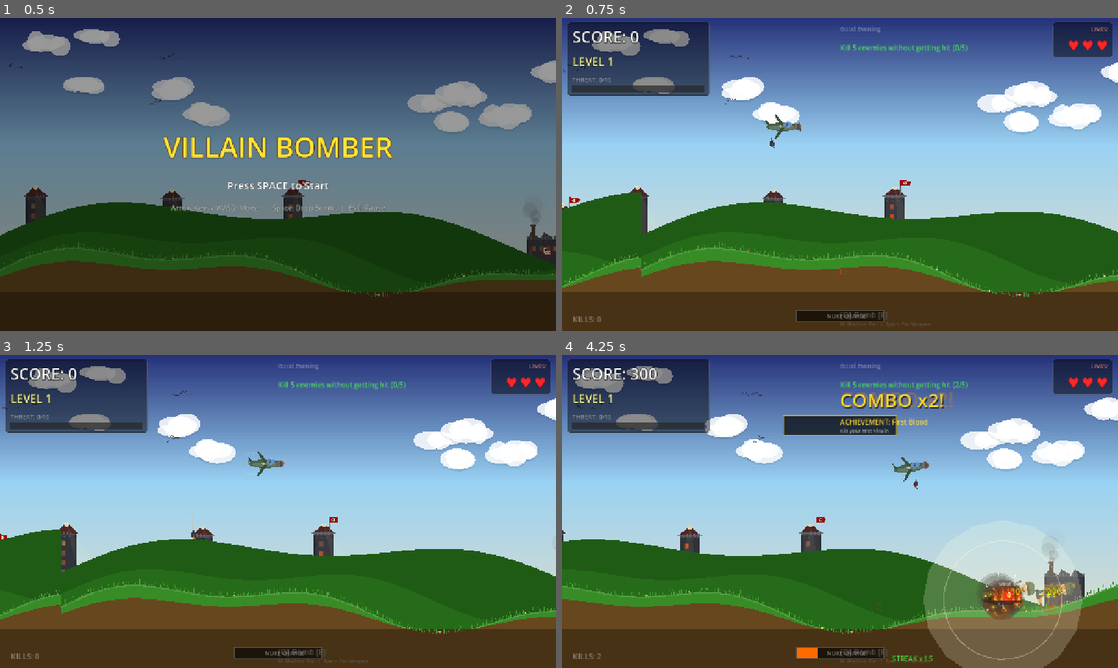
Above: before the commit, frames 1-4 (two rows, left to right).
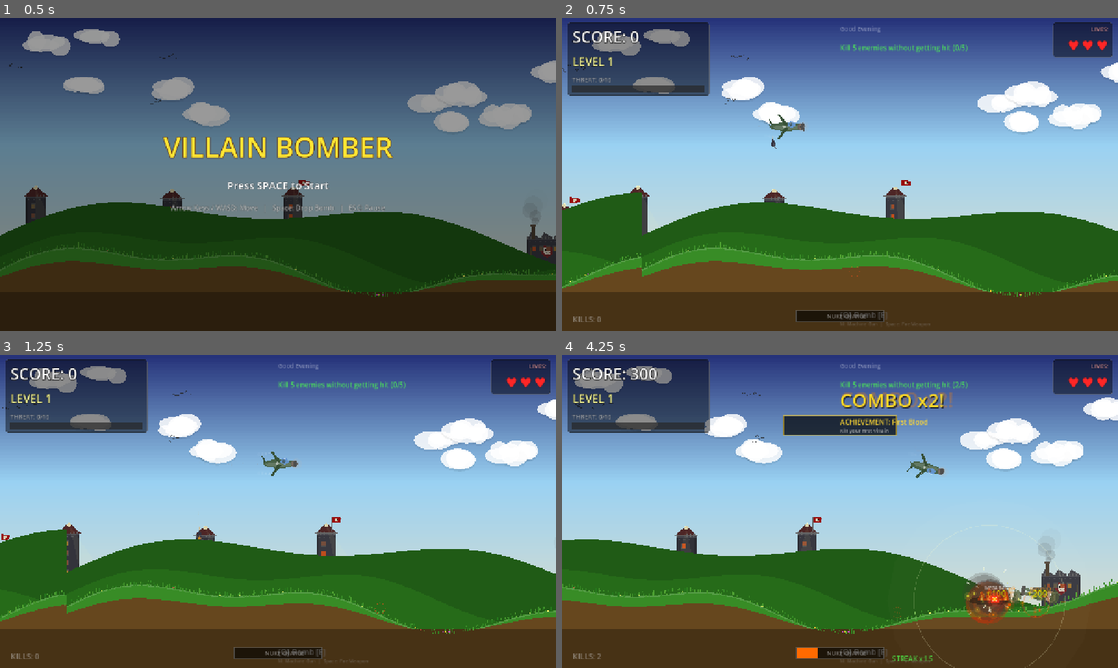
Above: after the commit, the same moments.

Repository: levarimoshe/villain-bomber
Game: Godot game, scene res://scenes/main/game.tscn
The game is run twice, just before and just after one commit, with the same random seed, the same clock (stepped at 60 frames per second) and the same inputs.
Inputs:
- Up to frame 1 (0.5 s): no input
- Up to frame 2 (0.75 s): tap Space (drop_bomb) at 0.5 s; hold Right (move_right) from 0.53 s (still down); hold Space (drop_bomb) from 0.53 s (still down)
- Up to frame 3 (1.25 s): keep holding Right (move_right); keep holding Space (drop_bomb); tap Enter (ui_accept) at 0.77, 1.07 s
- Up to frame 4 (4.25 s): release Right (move_right) at 1.28 s; release Space (drop_bomb) at 1.28 s; hold Down (move_down) 1.28-2.03 s; tap Space (drop_bomb) at 1.35, 2.3, 3.05, 3.8 s; tap Enter (ui_accept) at 1.52, 1.82, 3.02, 3.32, 3.77, 4.07 s; hold Right (move_right) 2.03-2.78 s; hold M (machine_gun) 2.03-2.78 s; hold Up (move_up) 2.78-3.53 s; tap E (next_weapon) at 2.85 s; hold Left (move_left) from 3.53 s (still down); hold Q (prev_weapon) from 3.53 s (still down)

Frame 1 is identical in both runs. In frame 2, 1.2% of the frame differs, in the area x 0-100%, y 3-90%; in frame 3, 2.4%; in frame 4, 9.5%, in the area x 0-100%, y 4-100%.

Commit message:
Flip turn: LEFT does Immelmann loop, smoother transitions
Flip turn mechanic:
- Press LEFT: plane does a smooth flip (nose up, over the top)
- Visual rotates through a PI arc over 0.45 seconds
- Sprite flips at midpoint — plane ends up flying LEFT
- Press LEFT again: flips back to flying RIGHT
- During flip: plane rises in an arc (sine curve)
- Velocity smoothly transitions between directions (eased)
- Cannot bomb during flip (prevents exploits)

Controls remain intuitive:
- UP = fly up
- DOWN = fly down
- RIGHT = speed boost
- LEFT = flip turn (toggle direction)

Smoother game feel:
- Level transitions: 0.6s fade with easing (was 0.4s linear)
- Camera tracking: smoother lerp (0.035, was 0.06)
- Overall more cinematic feel

Co-Authored-By: Claude Opus 4.6 (1M context) <noreply@anthropic.com>

Diff:
--- a/scenes/main/game.gd
+++ b/scenes/main/game.gd
@@ -140,8 +140,8 @@
 			camera_target_x += (player_offset - 200) * 0.5
 		elif player_offset < -200:
 			camera_target_x += (player_offset + 200) * 0.5
-		camera.global_position.x = lerp(camera.global_position.x, camera_target_x, 0.06)
-	camera.global_position.y = lerp(camera.global_position.y, 360.0, 0.05)
+		camera.global_position.x = lerp(camera.global_position.x, camera_target_x, 0.035)
+	camera.global_position.y = lerp(camera.global_position.y, 360.0, 0.03)
 
 	# Hit stop (brief freeze on impact)
 	if hitstop_timer > 0:
@@ -373,16 +373,16 @@
 	spawn_timer.stop()
 	SoundManager.play_levelup()
 
-	# Smooth fade out → show text → fade in
+	# Smooth cinematic fade
 	var tween := create_tween()
-	tween.tween_property(fade_overlay, "color:a", 0.7, 0.4)  # Fade to dark
+	tween.tween_property(fade_overlay, "color:a", 0.8, 0.6).set_ease(Tween.EASE_IN)
 	tween.tween_callback(func():
 		level_label.visible = true
 		level_label.text = "LEVEL %d COMPLETE!" % GameState.current_level
 	)
-	tween.tween_interval(1.5)  # Hold
+	tween.tween_interval(1.8)
 	tween.tween_callback(func(): level_label.visible = false)
-	tween.tween_property(fade_overlay, "color:a", 0.0, 0.4)  # Fade back in
+	tween.tween_property(fade_overlay, "color:a", 0.0, 0.6).set_ease(Tween.EASE_OUT)
 	tween.tween_callback(_finish_level_transition)
 
 
--- a/scenes/player/player_plane.gd
+++ b/scenes/player/player_plane.gd
@@ -1,14 +1,14 @@
 extends CharacterBody2D
-## Simple side-scroller plane: UP/DOWN move, RIGHT speeds up, LEFT turns back.
-## NO rotation physics. Plane stays horizontal. Just smooth velocity control.
-
-@export var base_speed: float = 150.0       # Default rightward speed
-@export var boost_speed: float = 200.0      # Extra speed when pressing RIGHT
-@export var turn_speed: float = 180.0       # How fast LEFT pulls you back
-@export var vertical_speed: float = 250.0   # UP/DOWN speed
+## Side-scroller plane with FLIP TURN: LEFT flips the plane over to fly the other way.
+## UP/DOWN = altitude. RIGHT = speed boost. LEFT = flip turn (Immelmann).
+
+@export var base_speed: float = 160.0
+@export var boost_speed: float = 200.0
+@export var vertical_speed: float = 250.0
+@export var flip_duration: float = 0.45     # How long the flip takes
 @export var min_y: float = 40.0
 @export var max_y: float = 450.0
-@export var smoothing: float = 4.0          # How fast velocity changes
+@export var smoothing: float = 5.0
 
 @onready var visual: Node2D = $PlaneVisual
 @onready var bomb_cooldown: Timer = $BombCooldownTimer
@@ -24,6 +24,12 @@
 var crosshair_pos: Vector2 = Vector2.ZERO
 var mg_cooldown: float = 0.0
 var orbit_angle: float = 0.0
+
+# Flip system
+var fly_direction: int = 1       # 1 = flying right, -1 = flying left
+var is_flipping: bool = false
+var flip_progress: float = 0.0   # 0.0 → 1.0 during flip
+var flip_from: int = 1           # Direction we're flipping FROM
 var facing: int = 1
 
 
@@ -32,15 +38,14 @@
 	bomb_cooldown.wait_time = 0.3
 	bomb_cooldown.one_shot = true
 	bomb_cooldown.timeout.connect(func(): can_drop_bomb = true)
-	rotation = 0  # ALWAYS horizontal
+	rotation = 0
 
 
 func _physics_process(delta: float) -> void:
 	if GameState.game_phase != &"playing":
 		return
 
-	# Keep body rotation at zero — plane is ALWAYS horizontal
-	rotation = 0
+	rotation = 0  # Body stays horizontal always
 
 	var input_h: float = Input.get_axis(&"move_left", &"move_right")
 	var input_v: float = Input.get_axis(&"move_up", &"move_down")
@@ -48,7 +53,7 @@
 	if GameState.is_arena_level and not GameState.boss_active:
 		_arena_movement(delta, input_h, input_v)
 	else:
-		_simple_flight(delta, input_h, input_v)
+		_flight_with_flip(delta, input_h, input_v)
 
 	# Clamp vertical
 	if global_position.y < min_y:
@@ -62,20 +67,29 @@
 
 	move_and_slide()
 
-	# Visual: tiny tilt based on vertical speed (cosmetic only)
-	var tilt: float = velocity.y * 0.0015
-	visual.rotation = lerpf(visual.rotation, tilt, smoothing * delta)
-
-	# No scale flip — plane always faces right visually
-	visual.scale.x = 1.0
-
+	# === VISUAL ===
+	if is_flipping:
+		# During flip: rotate visual through an arc
+		var arc: float = flip_progress * PI  # 0 → PI
+		if flip_from == 1:
+			# Flipping from right to left: rotate upward (nose goes up and over)
+			visual.rotation = -arc
+		else:
+			# Flipping from left to right: rotate the other way
+			visual.rotation = arc
+		# Flip the sprite at the halfway point
+		if flip_progress > 0.5:
+			visual.scale.x = float(-flip_from)
+		else:
+			visual.scale.x = float(flip_from)
+	else:
+		# Normal: face the flying direction, slight vertical tilt
+		visual.scale.x = float(fly_direction)
+		var tilt: float = velocity.y * 0.0012 * float(fly_direction)
+		visual.rotation = lerpf(visual.rotation, tilt, smoothing * delta)
+
+	facing = fly_direction
 	propeller_angle += delta * 30.0
-
-	# Update facing for bomb/exhaust direction
-	if velocity.x > 0:
-		facing = 1
-	else:
-		facing = -1
 
 	# Invulnerability flashing
 	if GameState.is_invulnerable:
@@ -89,7 +103,7 @@
 
 	# === WEAPONS ===
 	var cooldown_ready: bool = can_drop_bomb or GameState.has_rapid_fire
-	if Input.is_action_just_pressed(&"drop_bomb") and cooldown_ready:
+	if Input.is_action_just_pressed(&"drop_bomb") and cooldown_ready and not is_flipping:
 		var going_fast: bool = absf(velocity.x) > 200.0
 		if GameState.nuke_ready and going_fast:
 			_drop_nuke()
@@ -100,7 +114,6 @@
 			else:
 				_fire_special_weapon(weapon)
 
-	# Machine gun
 	if GameState.current_level >= 3:
 		mg_cooldown -= delta
 		if Input.is_action_pressed(&"machine_gun") and mg_cooldown <= 0:
@@ -111,37 +124,58 @@
 	_update_exhaust(delta)
 
 
-## Simple flight: UP=up, DOWN=down, RIGHT=fast, LEFT=turn back
-func _simple_flight(delta: float, input_h: float, input_v: float) -> void:
-	# Horizontal: base speed + input
+func _flight_with_flip(delta: float, input_h: float, input_v: float) -> void:
+	# === FLIP LOGIC ===
+	if is_flipping:
+		flip_progress += delta / flip_duration
+		# During flip: velocity transitions smoothly
+		var flip_t: float = clampf(flip_progress, 0.0, 1.0)
+		# Ease: slow start, fast middle, slow end
+		var eased: float = flip_t * flip_t * (3.0 - 2.0 * flip_t)
+		var from_speed: float = float(flip_from) * base_speed
+		var to_speed: float = float(-flip_from) * base_speed
+		velocity.x = lerpf(from_speed, to_speed, eased)
+		# Rise during flip (the loop arc)
+		velocity.y = -120.0 * sin(flip_t * PI)
+
+		if flip_progress >= 1.0:
+			# Flip complete
+			is_flipping = false
+			fly_direction = -flip_from
+			flip_progress = 0.0
+		return
+
+	# === NORMAL FLIGHT ===
+	# Check for flip trigger: LEFT when flying right, or LEFT when flying left (to flip back)
+	if Input.is_action_just_pressed(&"move_left") and not is_flipping:
+		is_flipping = true
+		flip_progress = 0.0
+		flip_from = fly_direction
+		return
+
+	# Speed control
 	var target_vx: float
 	if input_h > 0.1:
-		target_vx = base_speed + boost_speed  # RIGHT = fast
-	elif input_h < -0.1:
-		target_vx = -turn_speed  # LEFT = go backwards (smooth U-turn)
-	else:
-		target_vx = base_speed  # No input = cruise right
-
-	# Vertical: direct control
+		target_vx = float(fly_direction) * (base_speed + boost_speed)
+	else:
+		target_vx = float(fly_direction) * base_speed
+
+	# Vertical
 	var target_vy: float = input_v * vertical_speed
 
-	# Smooth lerp (frame-rate independent)
 	var s: float = 1.0 - exp(-smoothing * delta)
 	velocity.x = lerpf(velocity.x, target_vx, s)
 	velocity.y = lerpf(velocity.y, target_vy, s)
 
 
-## Arena orbit
 func _arena_movement(delta: float, input_h: float, input_v: float) -> void:
 	var orbit_speed: float = 1.5 - input_h * 0.8
 	var orbit_radius: float = 180.0 + input_h * 80.0
 	orbit_radius = clampf(orbit_radius, 80.0, 300.0)
 	orbit_angle += orbit_speed * delta
-
 	var center_x: float = GameState.arena_center_x
 	var center_y: float = 250.0 + input_v * 100.0
 	center_y = clampf(center_y, min_y + 50, max_y - 50)
-
 	var target_pos := Vector2(
 		center_x + cos(orbit_angle) * orbit_radius,
 		center_y + sin(orbit_angle) * orbit_radius * 0.4
@@ -168,9 +202,8 @@
 		for i in range(bomb_count):
 			var bomb := BombScene.instantiate()
 			var offset_idx: int = i - half
-			bomb.global_position = bomb_drop_point.global_position + Vector2(float(offset_idx) * 12.0, abs(offset_idx) * 3.0)
-			var spread: float = float(offset_idx) * 0.08
-			bomb.initial_velocity = Vector2(velocity.x * 0.6, 50.0).rotated(spread)
+			bomb.global_position = bomb_drop_point.global_position + Vector2(float(offset_idx) * 12.0 * fly_direction, abs(offset_idx) * 3.0)
+			bomb.initial_velocity = Vector2(velocity.x * 0.6, 50.0).rotated(float(offset_idx) * 0.08)
 			bomb.speed_scale = bomb_scale
 			Events.bomb_dropped.emit(bomb)
 	else:
@@ -179,7 +212,6 @@
 		bomb.initial_velocity = Vector2(velocity.x * 0.6, 50.0)
 		bomb.speed_scale = bomb_scale
 		Events.bomb_dropped.emit(bomb)
-
 	SoundManager.play_bomb_drop()
 
 
@@ -201,8 +233,7 @@
 	can_drop_bomb = false
 	bomb_cooldown.wait_time = weapon["cooldown"]
 	bomb_cooldown.start()
-	var script_path: String = weapon["script_path"]
-	var WeaponScript: GDScript = load(script_path)
+	var WeaponScript: GDScript = load(weapon["script_path"])
 	var projectile := Node2D.new()
 	projectile.set_script(WeaponScript)
 	projectile.global_position = bomb_drop_point.global_position
@@ -222,9 +253,8 @@
 func _update_crosshair() -> void:
 	var bomb_pos: Vector2 = bomb_drop_point.global_position
 	var bomb_vel: Vector2 = Vector2(velocity.x * 0.6, 50.0)
-	var grav: float = 420.0
 	for step in range(120):
-		bomb_vel.y += grav * 0.016
+		bomb_vel.y += 420.0 * 0.016
 		bomb_pos += bomb_vel * 0.016
 		if bomb_pos.y >= 580.0:
 			crosshair_pos = bomb_pos
@@ -234,17 +264,17 @@
 
 func _update_exhaust(delta: float) -> void:
 	if randf() < 0.6:
+		var behind: float = -30.0 * float(fly_direction)
 		exhaust_particles.append({
-			"pos": Vector2(global_position.x - 30, global_position.y + randf_range(-3, 3)),
+			"pos": Vector2(global_position.x + behind, global_position.y + randf_range(-3, 3)),
 			"life": 0.5,
 			"max_life": 0.5,
 			"size": randf_range(2.0, 5.0),
 		})
-
 	var i := 0
 	while i < exhaust_particles.size():
 		exhaust_particles[i]["life"] -= delta
-		exhaust_particles[i]["pos"].x -= 40 * delta
+		exhaust_particles[i]["pos"].x -= velocity.x * 0.15 * delta
 		if exhaust_particles[i]["life"] <= 0:
 			exhaust_particles.remove_at(i)
 		else:
